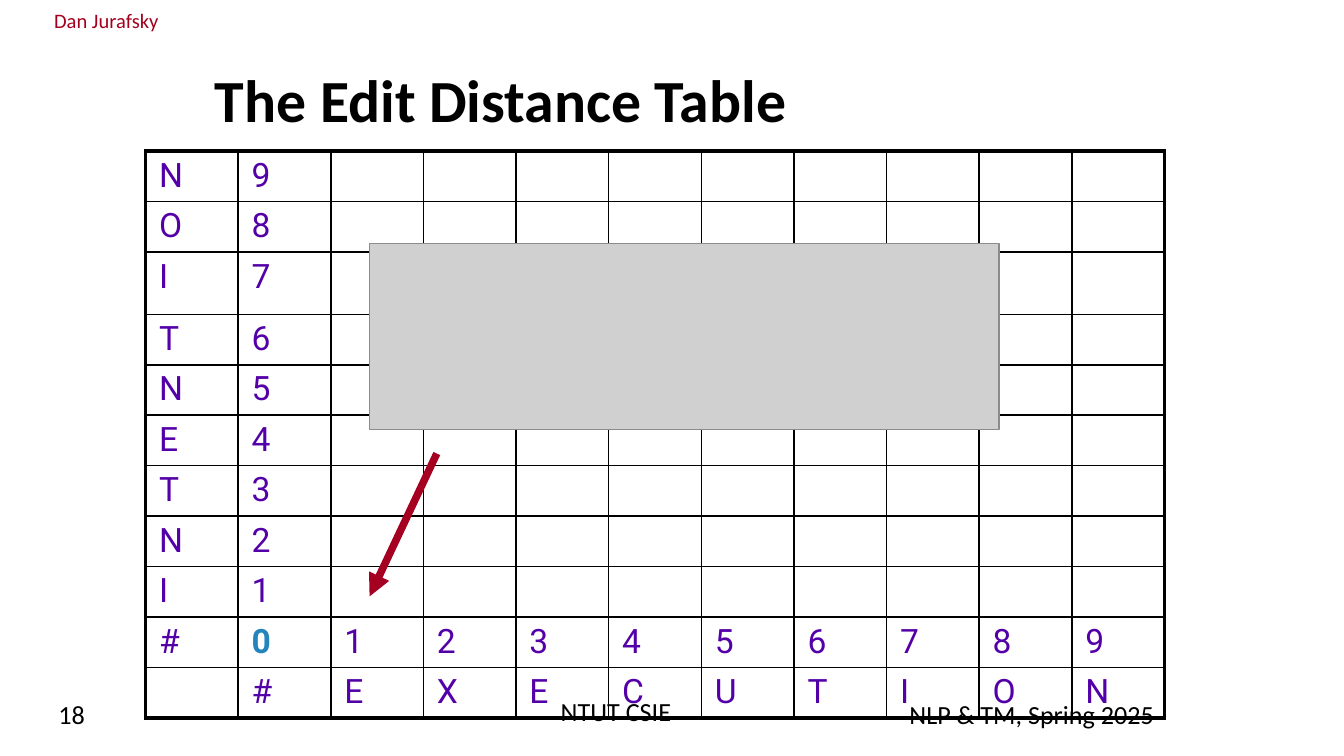
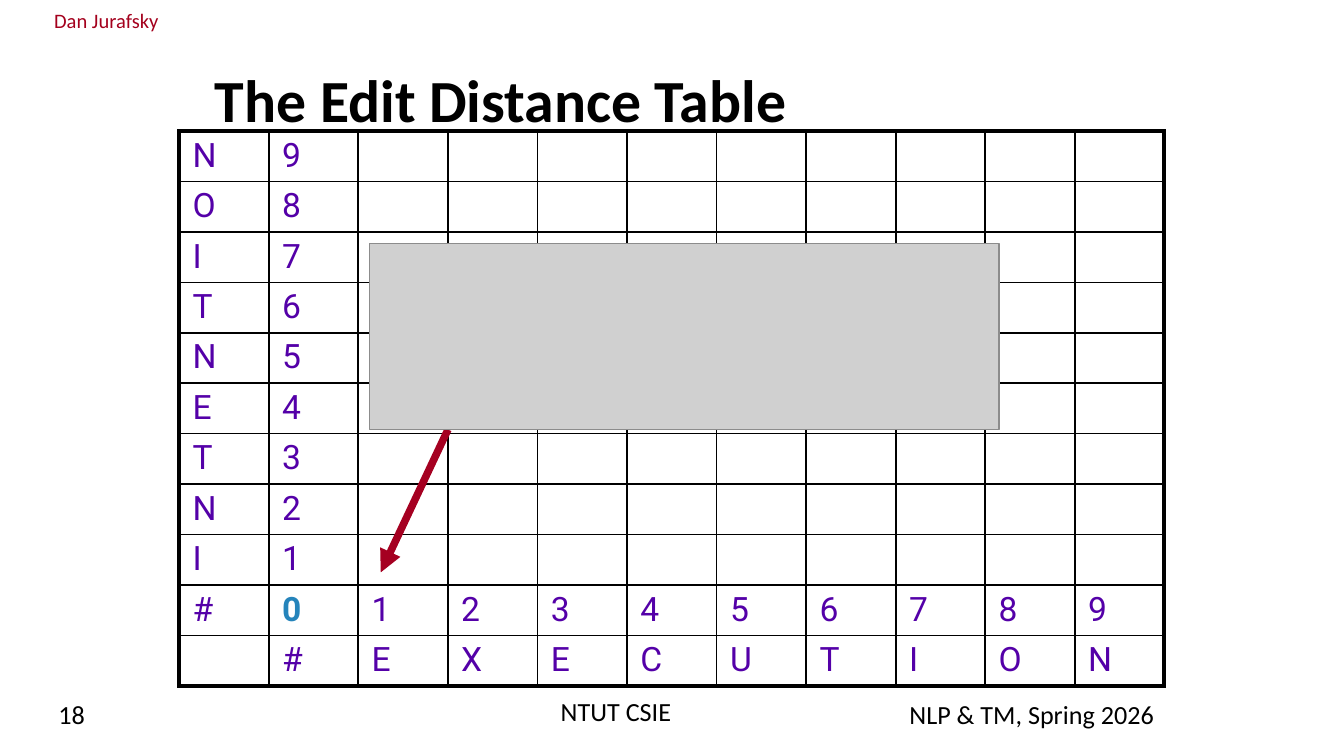
Before and after one commit to chriswjh/chriswjh.github.io, a slide deck: slide 18 of NLP_TM/02-EditDistance.pptx. Drawn at 1344x756 pixels with LibreOffice and Linux fonts; fonts in the diff are those of the drawing; grey boxes stand for pictures; background and template pictures are left out. Boxes give left, top, right and bottom in pixels: in the first picture for what was removed or moved away, otherwise in the second. Text is boxed around its words. In the diff, an @@ line names an element or a change of style, - is before the commit and + after.

```diff
--- a/NLP_TM/02-EditDistance.pptx
+++ b/NLP_TM/02-EditDistance.pptx
@@ table: place and size @@
-table at bbox=[145, 151, 1165, 716]
+table at bbox=[179, 132, 1169, 685]
@@ arrow moved from (437, 454) - (370, 597) to (448, 430) - (380, 573) @@
@@ text at bbox=[909, 706, 1154, 729]: text changed @@
-NLP & TM, Spring 2025
+NLP & TM, Spring 2026
```
Also in this commit, not shown: 29 other slides changed.
